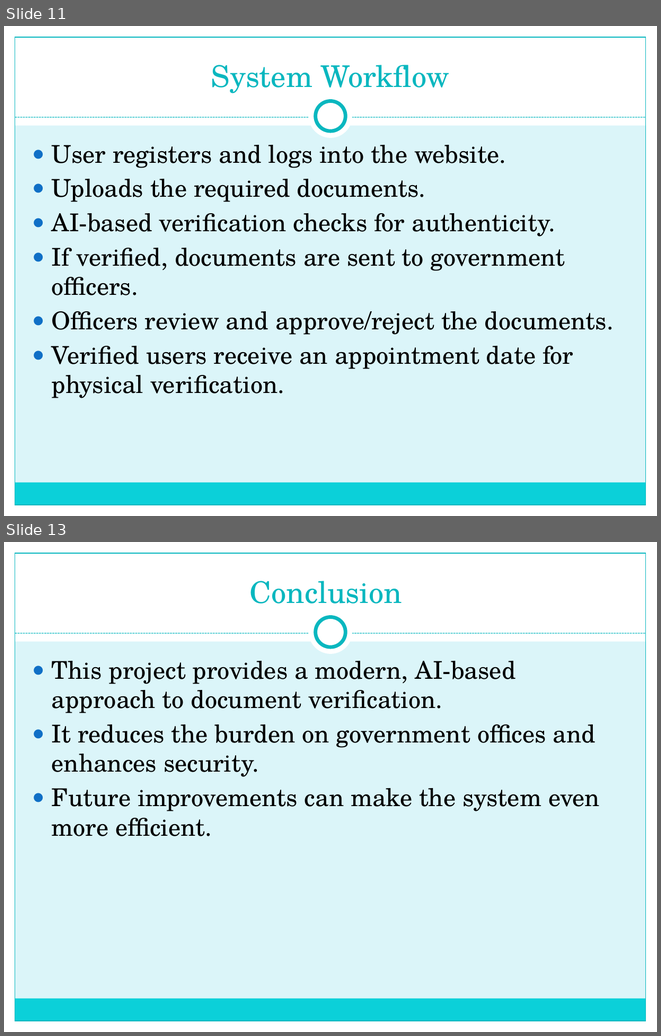
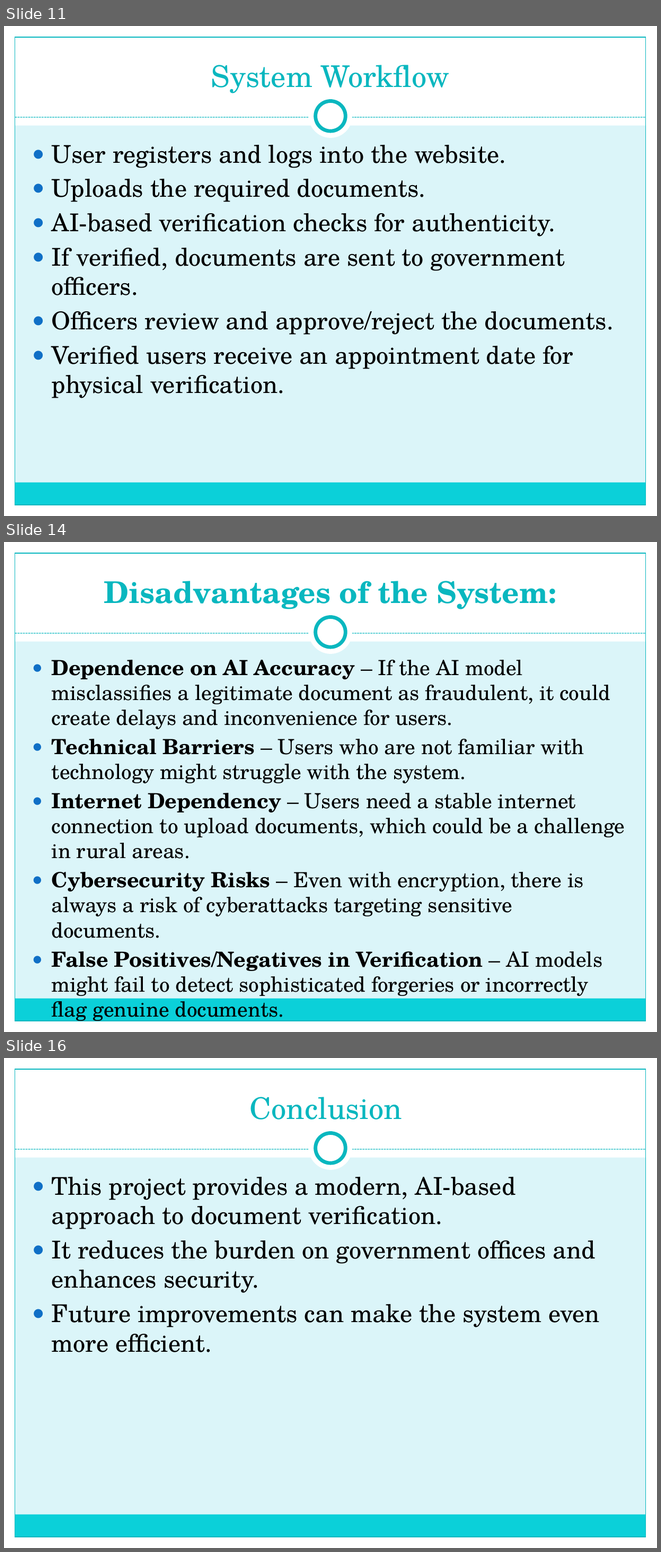
Before and after one commit to kotitechy/Storage, a slide deck: abc.ppt. Shown one above the other, each under a label of ours: slides 11 and 13 before the commit, slides 11, 14 and 16 after it; the slides between them are not shown. The pictures are 661x1036 and 661x1552 pixels, drawn with LibreOffice and Linux fonts; fonts in the diff are those of the drawing. Boxes give left, top, right and bottom in pixels: in the first picture for what was removed or moved away, otherwise in the second. Text is boxed around its words. In the diff, an @@ line names an element or a change of style, - is before the commit and + after.

```diff
--- a/abc.ppt
+++ b/abc.ppt
@@ slide 14 added at <box>4,542,657,1032</box>, background #DBF5F9; not listed: 9 template elements that a slide beside it also shows @@
@@ title added at <box>104,581,556,609</box>, 33 pt, text #0AB8BF, bold @@
+Disadvantages of the System:
@@ text added at <box>52,660,625,1023</box>, 22.9 pt, text #000000 @@
+● Dependence on AI Accuracy – If the AI model misclassifies a legitimate document as fraudulent, it could create delays and inconvenience for users.
+● Technical Barriers – Users who are not familiar with technology might struggle with the system.
+● Internet Dependency – Users need a stable internet connection to upload documents, which could be a challenge in rural areas.
+● Cybersecurity Risks – Even with encryption, there is always a risk of cyberattacks targeting sensitive documents.
+● False Positives/Negatives in Verification – AI models might fail to detect sophisticated forgeries or incorrectly flag genuine documents.
@@ what was slide 13 is now slide 16 @@
```
Also in this commit, not shown: 3 slides changed, 2 other slides added.
